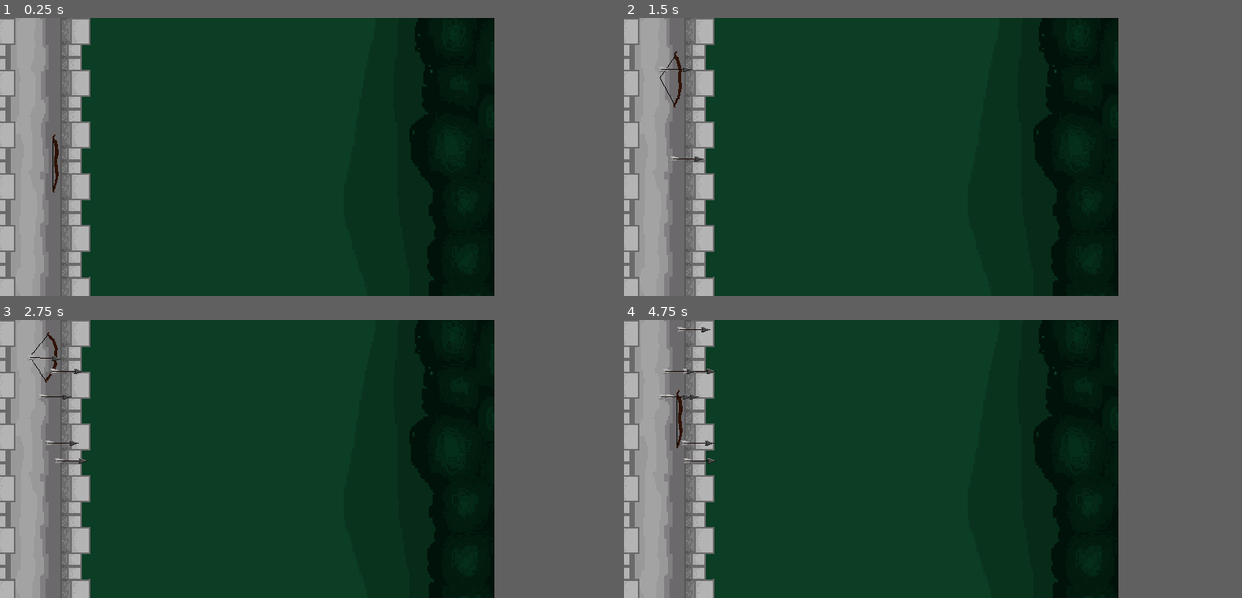
Above: before the commit, frames 1-4 (two rows, left to right).
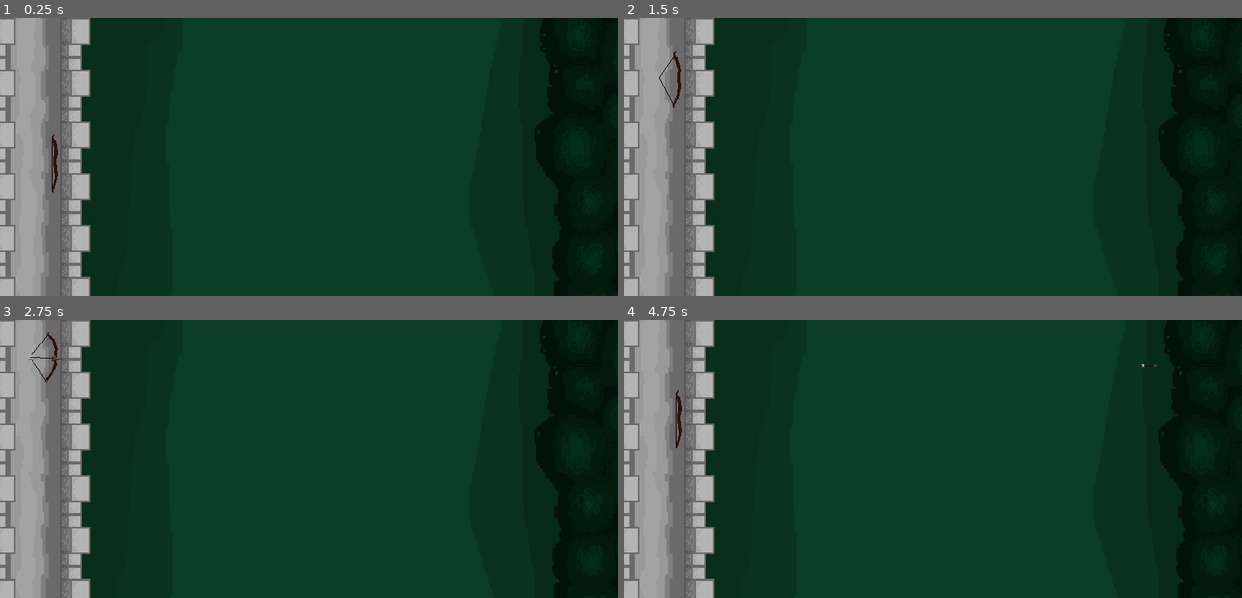
Above: after the commit, the same moments.

Repository: DnumdeYevoc/DragonDefender
Game: Godot game, scene res://game.tscn
The game is run twice, just before and just after one commit, with the same random seed, the same clock (stepped at 60 frames per second) and the same inputs.
Inputs:
- Up to frame 1 (0.25 s): no input
- Up to frame 2 (1.5 s): tap Enter (ui_accept) at 0.5, 1.35 s; hold Up (ui_up) 0.53-1.28 s; hold Enter (ui_accept) 0.53-1.28 s; hold Down (ui_down) from 1.28 s (still down)
- Up to frame 3 (2.75 s): tap Enter (ui_accept) at 1.52, 1.82 s; release Down (ui_down) at 2.03 s; hold Up (ui_up) from 2.03 s (still down); hold Enter (ui_accept) from 2.03 s (still down)
- Up to frame 4 (4.75 s): release Enter (ui_accept) at 2.78 s; tap Enter (ui_accept) at 2.85, 3.02, 3.32, 3.5, 4.35, 4.52 s; release Up (ui_up) at 3.53 s; hold Enter (ui_accept) 3.53-4.28 s; hold Down (ui_down) from 3.53 s (still down)
In our replay, the window is 640x360 before the commit and 800x360 after it. These sizes can differ from the game's own. Grey fills any space a smaller window leaves; there, only what the larger window draws over its background counts as a difference.

The runs differ from the first frame. In frame 1, 16% of the frame differs, in the area x 6-100%, y 0-100%; in frame 2, 16%; in frame 3, 16%; in frame 4, 16%, in the area x 5-100%, y 0-100%.

Commit message:
added shrinking arrows and updated screen size"

Diff:
--- a/Arrow.gd
+++ b/Arrow.gd
@@ -2,16 +2,31 @@
 
 @export var damage : int
 @onready var frames = $Sprite2D
-
+var counter = 0
 var texture : Texture2D
 
 var speed : int
 
 func ready():
 	frames.texture = texture
+
 func _physics_process(delta):
+	counter += 1
 	velocity = Vector2(speed * delta,0).rotated(rotation)
-	speed *= 0.99
+
+	if counter == 10:
+		if scale > Vector2(0.5,0.5):
+			scale *= 0.9/(delta/0.015)
+			speed *= 0.9/(delta/0.015)
+			print(delta)
+		else:
+			scale = Vector2(0.5,0.5)
+			speed = 0
+
+		counter =0
+
+	if speed < 400:
+		speed = 0
 	#if rotation_degrees < 90:
 		#rotation_degrees += 30*delta
 	move_and_slide()
--- a/bow.gd
+++ b/bow.gd
@@ -53,7 +53,9 @@
 
 	if Input.is_action_just_released('ui_accept'):
 		static_arrow.visible = false
-		projectile_emmiter.shoot(4,1,angle,300*frame**3,global_position,5,arrow_texture)
+
+		if 300*frame**3 > 3000:
+			projectile_emmiter.shoot(4,1,angle,300*frame**3,global_position,5,arrow_texture)
 		angle = 0
 		wobble = 0
 
--- a/game.tscn
+++ b/game.tscn
@@ -8,9 +8,9 @@
 
 [node name="TextureRect" type="TextureRect" parent="."]
 texture_filter = 1
-offset_left = -187.0
+offset_left = -25.0
 offset_top = -1.0
-offset_right = 640.0
+offset_right = 802.0
 offset_bottom = 360.0
 texture = ExtResource("1_kbtp0")
 
--- a/project.godot
+++ b/project.godot
@@ -17,7 +17,7 @@
 
 [display]
 
-window/size/viewport_width=640
+window/size/viewport_width=800
 window/size/viewport_height=360
 window/stretch/mode="viewport"
 
